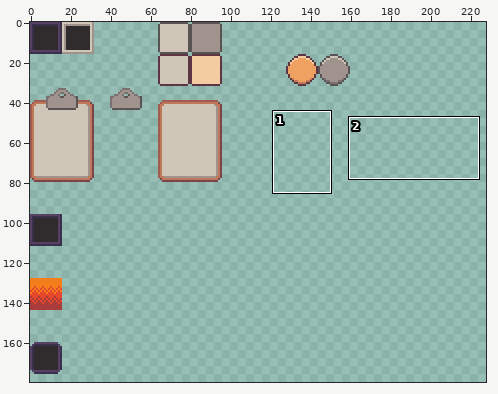
Sprite sheet: Assets/__Project/Sprites/UI/UI.png. The first picture is a wide view before the edit; the outline marks the close-up.
Close-up. Old version:
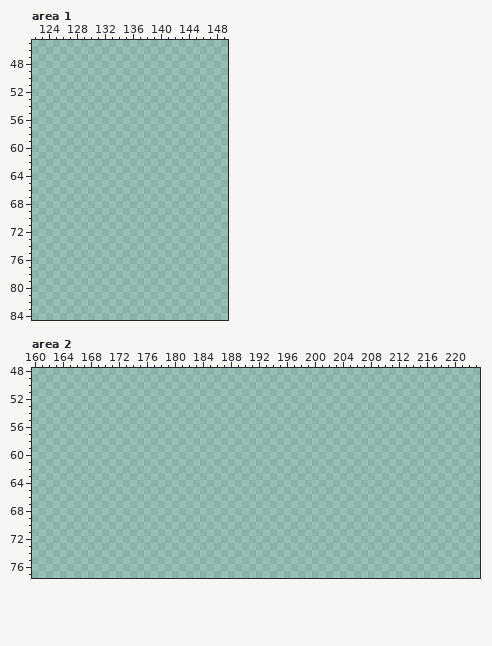
The file is 320x180 pixels. Shown: area 1: x 122..149, y 45..84; area 2: x 160..223, y 48..77. The wide view leaves out empty margins. The commit also changed other parts of the picture, which this record leaves out.
New version:
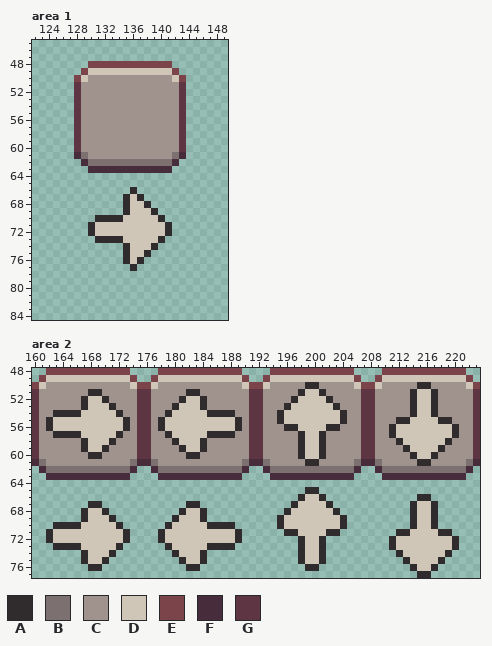
Palette (. is transparent): A #302c2e  B #7d7071  C #a0938e  D #cfc6b8  E #7a444a  F #472d3c  G #5e3643
Diff:
Area 1:
y 48: x 130..141 ............ -> EEEEEEEEEEEE
y 49: x 129..142 .............. -> EDDDDDDDDDDDDE
y 50: x 128..143 ................ -> EDCCCCCCCCCCCCDE
y 51..60: x 128..143 ................ -> GCCCCCCCCCCCCCCG
y 61: x 128..143 ................ -> FBCCCCCCCCCCCCBF
y 62: x 129..142 .............. -> FBBBBBBBBBBBBF
y 63: x 130..141 ............ -> FFFFFFFFFFFF
y 66: x 136 . -> A
y 67: x 135..137 ... -> ADA
y 68: x 135..138 .... -> ADDA
y 69: x 135..139 ..... -> ADDDA
y 70: x 131..140 .......... -> AAAADDDDDA
y 71..72: x 130..141 ............ -> ADDDDDDDDDDA
y 73: x 131..140 .......... -> AAAADDDDDA
y 74: x 135..139 ..... -> ADDDA
y 75: x 135..138 .... -> ADDA
y 76: x 135..137 ... -> ADA
y 77: x 136 . -> A
Area 2:
y 48: x 162..173 ............ -> EEEEEEEEEEEE; x 178..189 ............ -> EEEEEEEEEEEE; x 194..205 ............ -> EEEEEEEEEEEE; x 210..221 ............ -> EEEEEEEEEEEE
y 49: x 161..174 .............. -> EDDDDDDDDDDDDE; x 177..190 .............. -> EDDDDDDDDDDDDE; x 193..206 .............. -> EDDDDDDDDDDDDE; x 209..222 .............. -> EDDDDDDDDDDDDE
y 50: x 160..223 ................................................................ -> EDCCCCCCCCCCCCDEEDCCCCCCCCCCCCDEEDCCCCCAACCCCCDEEDCCCCCAACCCCCDE
y 51: x 160..223 ................................................................ -> GCCCCCCCAACCCCCGGCCCCCAACCCCCCCGGCCCCCADDACCCCCGGCCCCCADDACCCCCG
y 52: x 160..223 ................................................................ -> GCCCCCCADDACCCCGGCCCCADDACCCCCCGGCCCCADDDDACCCCGGCCCCCADDACCCCCG
y 53: x 160..223 ................................................................ -> GCCCCCCADDDACCCGGCCCADDDACCCCCCGGCCCADDDDDDACCCGGCCCCCADDACCCCCG
y 54: x 160..223 ................................................................ -> GCCAAAADDDDDACCGGCCADDDDDAAAACCGGCCADDDDDDDDACCGGCCCCCADDACCCCCG
y 55: x 160..223 ................................................................ -> GCADDDDDDDDDDACGGCADDDDDDDDDDACGGCCADDDDDDDDACCGGCCCAADDDDAACCCG
y 56: x 160..223 ................................................................ -> GCADDDDDDDDDDACGGCADDDDDDDDDDACGGCCCAADDDDAACCCGGCCADDDDDDDDACCG
y 57: x 160..223 ................................................................ -> GCCAAAADDDDDACCGGCCADDDDDAAAACCGGCCCCCADDACCCCCGGCCADDDDDDDDACCG
y 58: x 160..223 ................................................................ -> GCCCCCCADDDACCCGGCCCADDDACCCCCCGGCCCCCADDACCCCCGGCCCADDDDDDACCCG
y 59: x 160..223 ................................................................ -> GCCCCCCADDACCCCGGCCCCADDACCCCCCGGCCCCCADDACCCCCGGCCCCADDDDACCCCG
y 60: x 160..223 ................................................................ -> GCCCCCCCAACCCCCGGCCCCCAACCCCCCCGGCCCCCADDACCCCCGGCCCCCADDACCCCCG
y 61: x 160..223 ................................................................ -> FBCCCCCCCCCCCCBFFBCCCCCCCCCCCCBFFBCCCCCAACCCCCBFFBCCCCCAACCCCCBF
y 62: x 161..174 .............. -> FBBBBBBBBBBBBF; x 177..190 .............. -> FBBBBBBBBBBBBF; x 193..206 .............. -> FBBBBBBBBBBBBF; x 209..222 .............. -> FBBBBBBBBBBBBF
y 63: x 162..173 ............ -> FFFFFFFFFFFF; x 178..189 ............ -> FFFFFFFFFFFF; x 194..205 ............ -> FFFFFFFFFFFF; x 210..221 ............ -> FFFFFFFFFFFF
y 65: x 199..200 .. -> AA
y 66: x 198..201 .... -> ADDA; x 215..216 .. -> AA
y 67: x 168..169 .. -> AA; x 182..183 .. -> AA; x 197..202 ...... -> ADDDDA; x 214..217 .... -> ADDA
y 68: x 167..170 .... -> ADDA; x 181..184 .... -> ADDA; x 196..203 ........ -> ADDDDDDA; x 214..217 .... -> ADDA
y 69: x 167..171 ..... -> ADDDA; x 180..184 ..... -> ADDDA; x 195..204 .......... -> ADDDDDDDDA; x 214..217 .... -> ADDA
y 70: x 163..172 .......... -> AAAADDDDDA; x 179..188 .......... -> ADDDDDAAAA; x 195..204 .......... -> ADDDDDDDDA; x 214..217 .... -> ADDA
y 71: x 162..173 ............ -> ADDDDDDDDDDA; x 178..189 ............ -> ADDDDDDDDDDA; x 196..203 ........ -> AADDDDAA; x 212..219 ........ -> AADDDDAA
y 72: x 162..173 ............ -> ADDDDDDDDDDA; x 178..189 ............ -> ADDDDDDDDDDA; x 198..201 .... -> ADDA; x 211..220 .......... -> ADDDDDDDDA
y 73: x 163..172 .......... -> AAAADDDDDA; x 179..188 .......... -> ADDDDDAAAA; x 198..201 .... -> ADDA; x 211..220 .......... -> ADDDDDDDDA
y 74: x 167..171 ..... -> ADDDA; x 180..184 ..... -> ADDDA; x 198..201 .... -> ADDA; x 212..219 ........ -> ADDDDDDA
y 75: x 167..170 .... -> ADDA; x 181..184 .... -> ADDA; x 198..201 .... -> ADDA; x 213..218 ...... -> ADDDDA
y 76: x 168..169 .. -> AA; x 182..183 .. -> AA; x 199..200 .. -> AA; x 214..217 .... -> ADDA
y 77: x 215..216 .. -> AA
Pixel boxes of the changes (left, top, right, bottom) in both close-ups:
added: (74, 61, 186, 271)
added: (32, 368, 480, 578)
